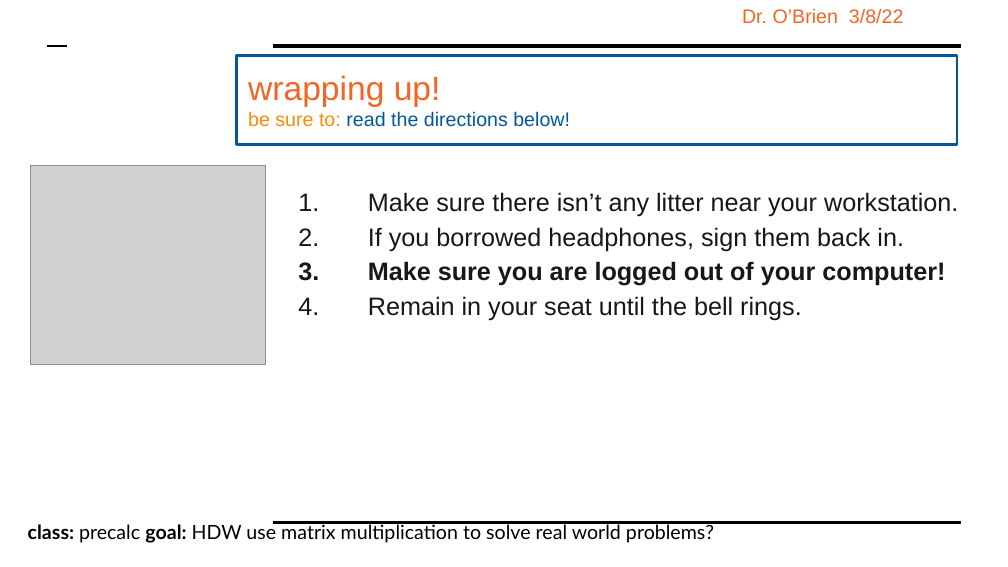
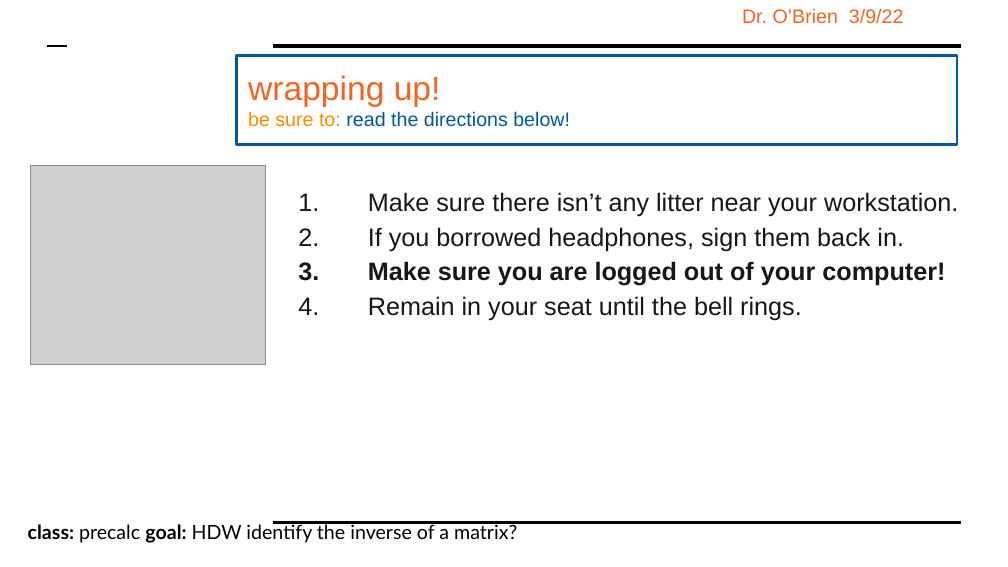
Before and after one commit to cobrien87/work, a slide deck: slide 9 of print/precal2_5_07.pptx. Drawn at 1008x567 pixels with LibreOffice and Linux fonts; fonts in the diff are those of the drawing; grey boxes stand for pictures; background and template pictures are left out. Boxes give left, top, right and bottom in pixels: in the first picture for what was removed or moved away, otherwise in the second. Text is boxed around its words. In the diff, an @@ line names an element or a change of style, - is before the commit and + after.

```diff
--- a/print/precal2_5_07.pptx
+++ b/print/precal2_5_07.pptx
@@ text at [742, 8, 903, 24]: text changed @@
-Dr. O’Brien 3/8/22
+Dr. O’Brien 3/9/22
@@ text at [28, 523, 517, 543]: text changed @@
-class: precalc goal: HDW use matrix multiplication to solve real world problems?
+class: precalc goal: HDW identify the inverse of a matrix?
```
Also in this commit, not shown: 7 other slides changed, 6 other files.
